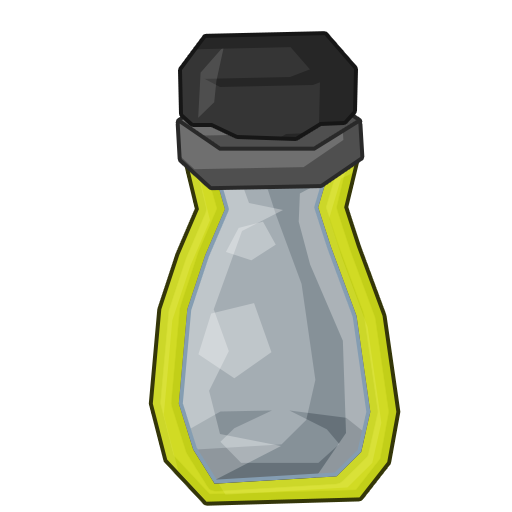
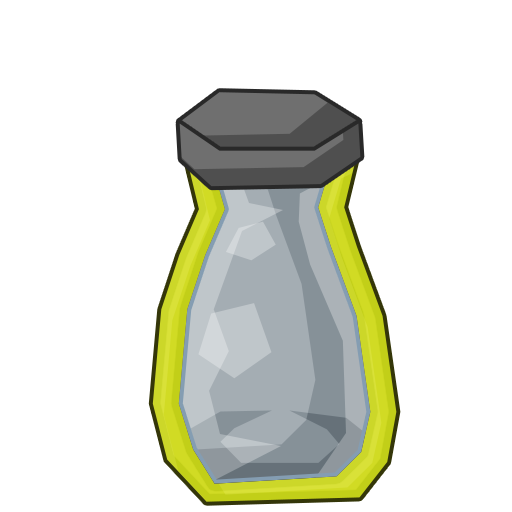
Two versions of the same layered image (w=512, h=512). Layer-by-layer changes:
hid "Forme 403" over [182, 35, 354, 137]
